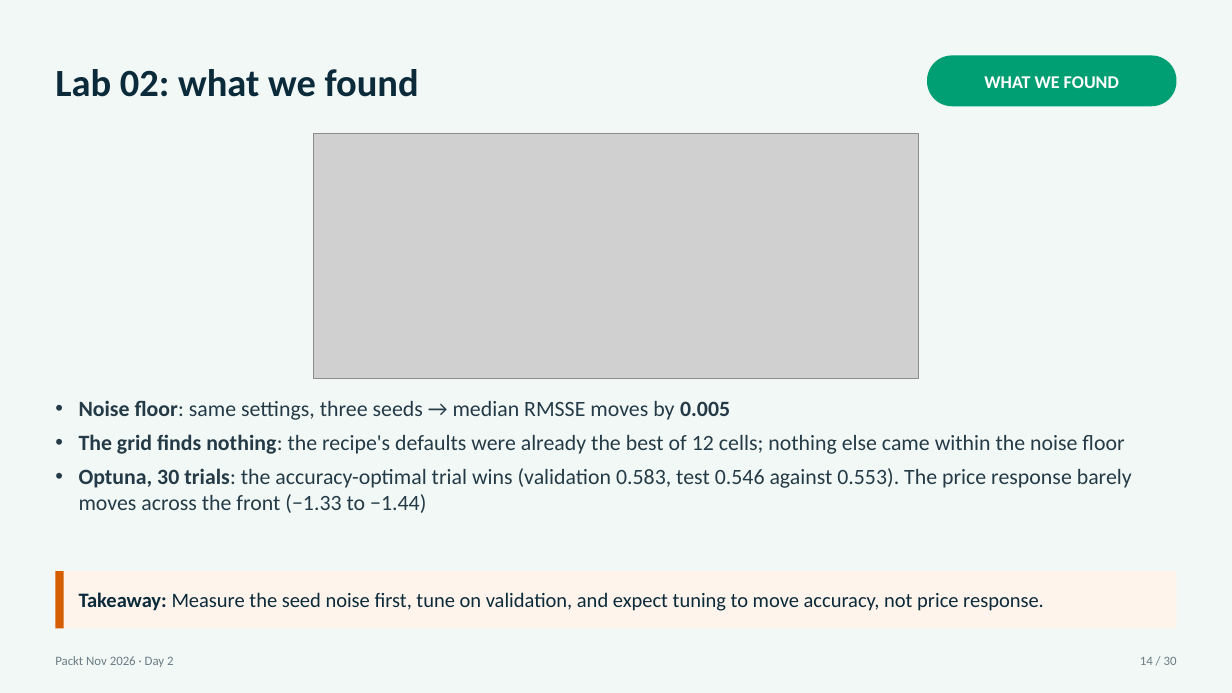
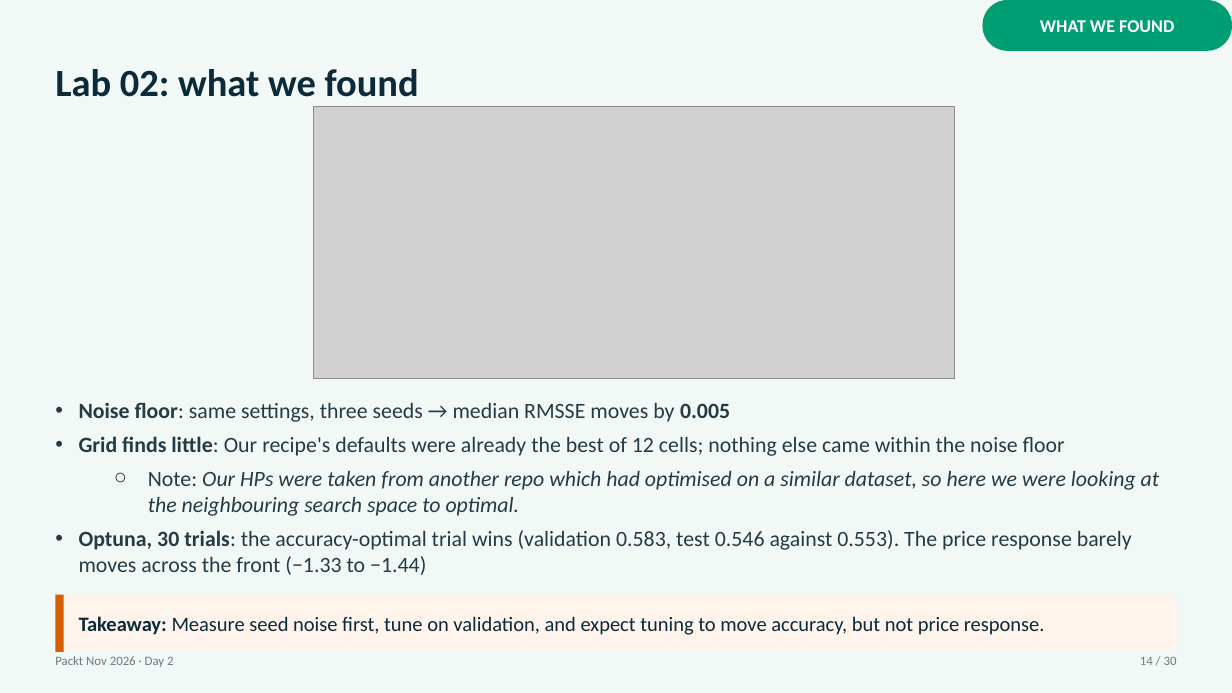
Before and after one commit to tackes/time-series-forecasting-bootcamp, a slide deck: slide 16 of day2_neural/slides_full/day2_slides.pptx (slide 14 before the commit). Drawn at 1232x693 pixels with LibreOffice and Linux fonts; fonts in the diff are those of the drawing; grey boxes stand for pictures. Boxes give left, top, right and bottom in pixels: in the first picture for what was removed or moved away, otherwise in the second. Text is boxed around its words. In the diff, an @@ line names an element or a change of style, - is before the commit and + after.

```diff
--- a/day2_neural/slides_full/day2_slides.pptx
+++ b/day2_neural/slides_full/day2_slides.pptx
@@ text "WHAT WE FOUND": place and size @@
-text "WHAT WE FOUND" at <box>984,76,1119,88</box>
+text "WHAT WE FOUND" at <box>1040,20,1174,32</box>
@@ rounded rectangle: place and size @@
-rounded rectangle at <box>927,55,1177,106</box>
+rounded rectangle at <box>982,0,1232,51</box>
@@ picture: place and size @@
-picture at <box>314,134,919,379</box>
+picture at <box>314,106,956,379</box>
@@ text at <box>79,402,1132,575</box>: less space between paragraphs @@
@@ text at <box>79,436,1160,516</box>: text changed; italic on @@
-• The grid finds nothing: the recipe's defaults were already the best of 12 cells; nothing else came within the noise floor
+• Grid finds little: Our recipe's defaults were already the best of 12 cells; nothing else came within the noise floor
+  ○ Note: Our HPs were taken from another repo which had optimised on a similar dataset, so here we were looking at the neighbouring search space to optimal.
@@ rectangle: place and size @@
-rectangle at <box>55,571,1177,628</box>
+rectangle at <box>55,595,1177,653</box>
@@ rectangle: place and size @@
-rectangle at <box>55,571,64,628</box>
+rectangle at <box>55,595,64,653</box>
@@ text at <box>79,616,1045,635</box>: text changed @@
-Takeaway: Measure the seed noise first, tune on validation, and expect tuning to move accuracy, not price response.
+Takeaway: Measure seed noise first, tune on validation, and expect tuning to move accuracy, but not price response.
```
Also in this commit, not shown: 25 other slides changed, 9 slides added, 2 slides removed, 1 other file.
